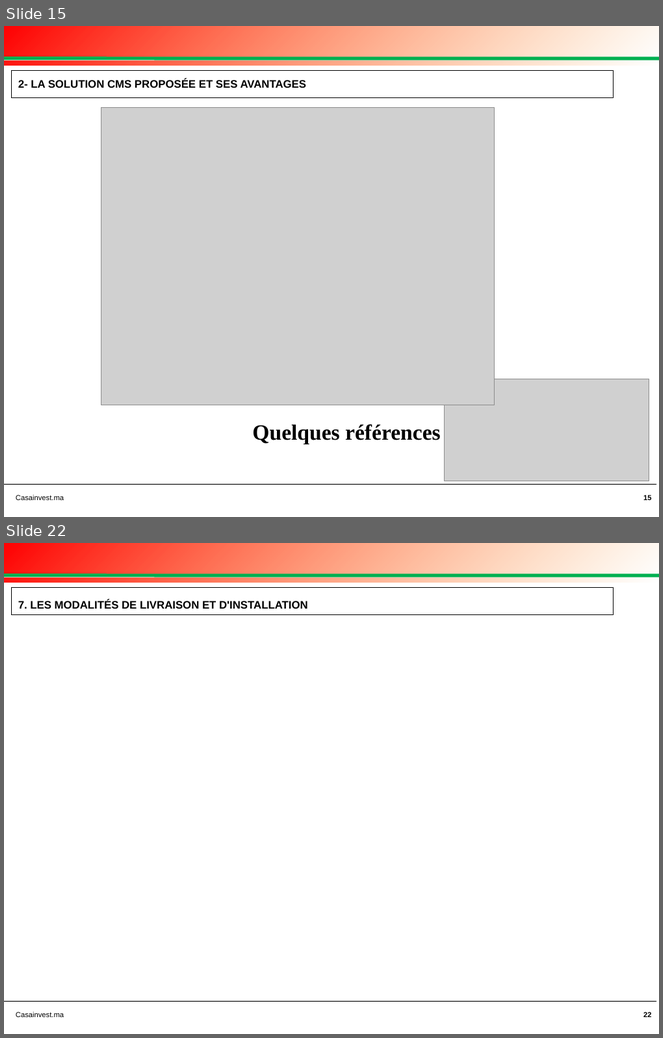
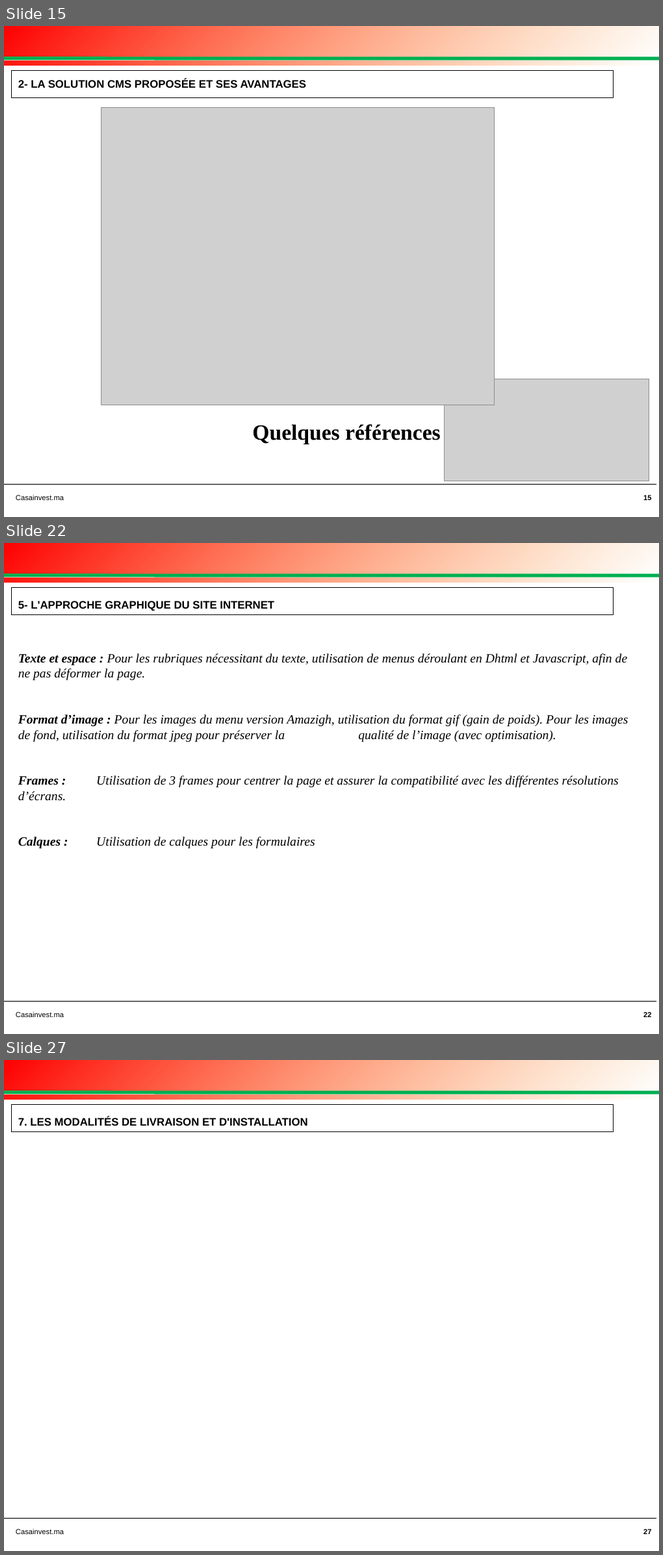
Before and after one commit to achafak/casainvest, a slide deck: DOSSIER TECHNIQUE AO CRI.pptx. Shown one above the other, each under a label of ours: slides 15 and 22 before the commit, slides 15, 22 and 27 after it; the slides between them are not shown. The pictures are 663x1038 and 663x1555 pixels, drawn with LibreOffice and Linux fonts; fonts in the diff are those of the drawing; grey boxes stand for pictures; background and template pictures are left out. Boxes give left, top, right and bottom in pixels: in the first picture for what was removed or moved away, otherwise in the second. Text is boxed around its words. In the diff, an @@ line names an element or a change of style, - is before the commit and + after.

```diff
--- a/DOSSIER TECHNIQUE AO CRI.pptx
+++ b/DOSSIER TECHNIQUE AO CRI.pptx
@@ slide 22 added at (4,543,659,1034), background #FFFFFF; not listed: 5 template elements that a slide beside it also shows @@
@@ rectangle added at (12,588,613,615), fill #FFFFFF at 50% opacity, outline #000000 0.75 pt, 12 pt, text #000000, bold @@
+5- L'APPROCHE GRAPHIQUE DU SITE INTERNET
@@ text added at (18,653,629,849), 14 pt, text #000000, italic @@
+Texte et espace : Pour les rubriques nécessitant du texte, utilisation de menus déroulant en Dhtml et Javascript, afin de ne pas déformer la page.
+Format d’image : Pour les images du menu version Amazigh, utilisation du format gif (gain de poids). Pour les images de fond, utilisation du format jpeg pour préserver la qualité de l’image (avec optimisation).
+Frames : Utilisation de 3 frames pour centrer la page et assurer la compatibilité avec les différentes résolutions d’écrans.
+Calques : Utilisation de calques pour les formulaires
@@ page number added at (644,1012,651,1019), 8 pt, text #000000 @@
+22
@@ what was slide 22 is now slide 27 @@
@@ page number at (644,1529,651,1534): text changed @@
-22
+27
```
Also in this commit, not shown: 14 slides changed, 4 other slides added, 20 slides removed, 28 other files.
